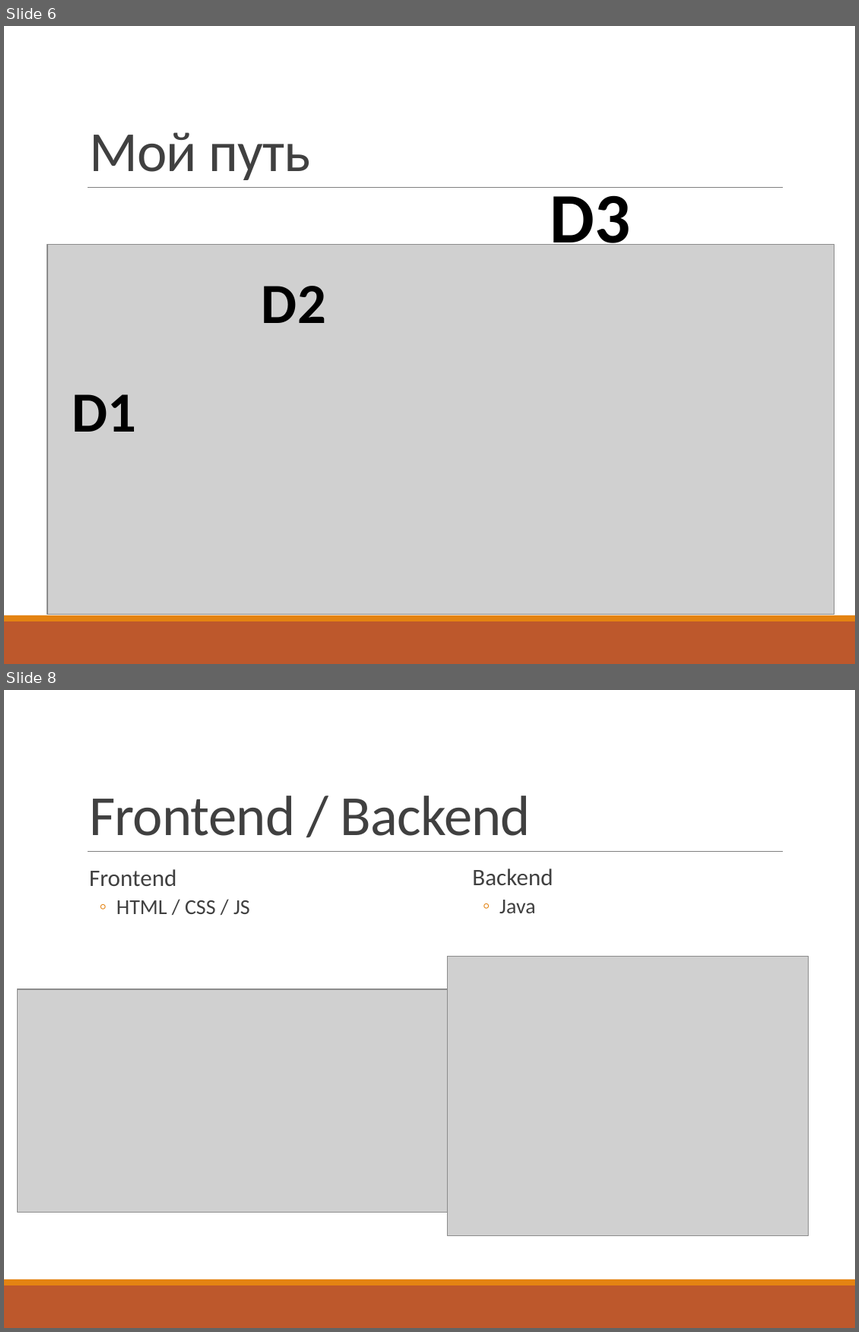
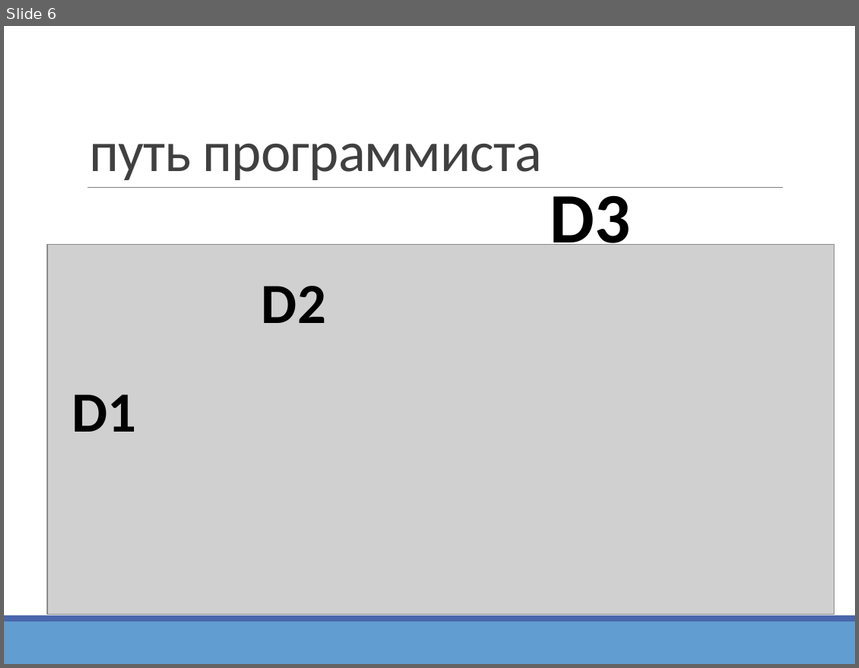
Before and after one commit to vitali-kviatkouski/personal, a slide deck: epamkids/EPAMKids.pptx. Shown one above the other, each under a label of ours: slides 6 and 8 before the commit, slide 6 after it; the slides between them are not shown. The pictures are 859x1332 and 859x668 pixels, drawn with LibreOffice and Linux fonts; fonts in the diff are those of the drawing; grey boxes stand for pictures. Boxes give left, top, right and bottom in pixels: in the first picture for what was removed or moved away, otherwise in the second. Text is boxed around its words. In the diff, an @@ line names an element or a change of style, - is before the commit and + after.

```diff
--- a/epamkids/EPAMKids.pptx
+++ b/epamkids/EPAMKids.pptx
@@ slide 8 removed at (4,690,855,1328), background #FFFFFF; not listed: 3 template elements that a slide beside it also shows @@
@@ title removed at (89,796,531,836) @@
-Frontend / Backend
@@ text removed at (89,869,250,914) @@
-  Frontend
-  ◦ HTML / CSS / JS
@@ text removed at (472,869,553,913) @@
-  Backend
-  ◦ Java
@@ picture removed at (448,957,808,1236) @@
@@ picture removed at (18,989,465,1213) @@
@@ slide 6 changed as well @@
@@ title at (89,143,543,180): text changed @@
-Мой путь
+путь программиста
@@ rectangle at (4,616,855,622): fill #E48312 to #4A66AC @@
@@ rectangle at (4,622,855,664): fill #BD582C to #629DD1 @@
```
Also in this commit, not shown: 20 other slides changed, 3 slides added, 5 other slides removed.
